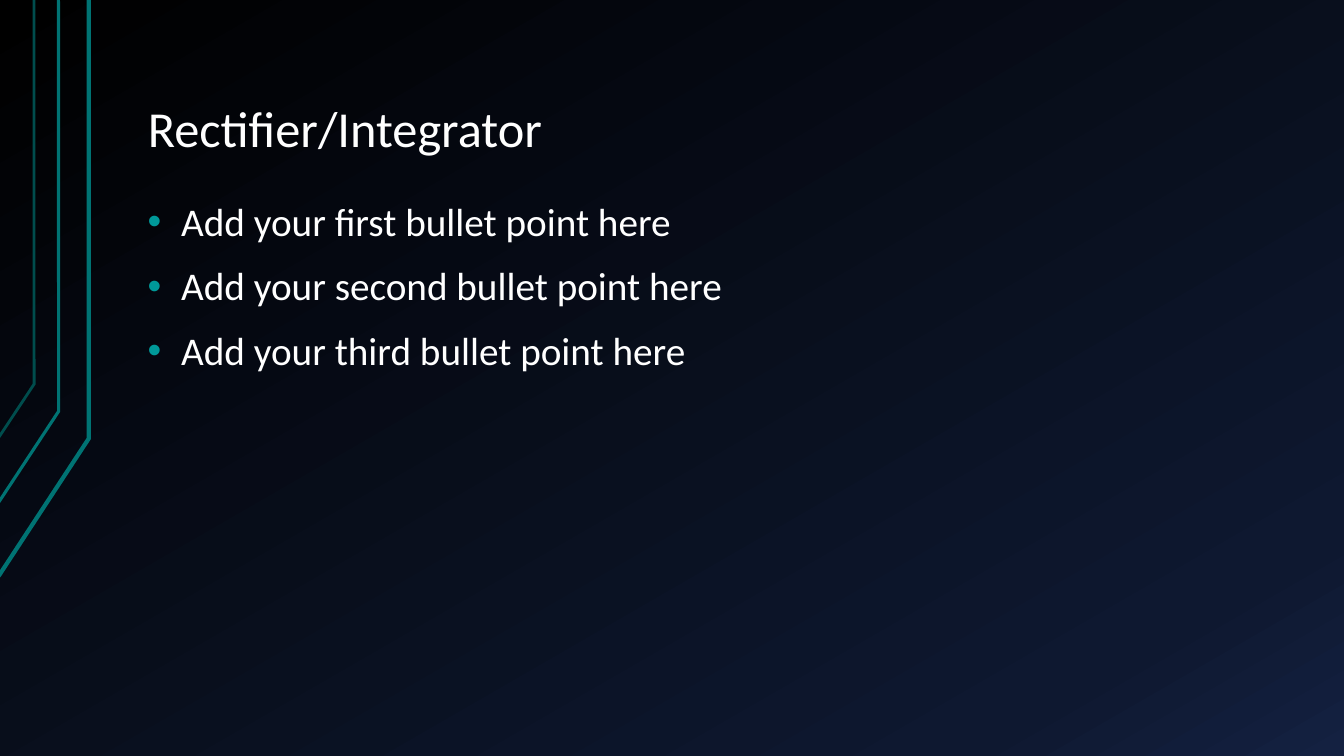
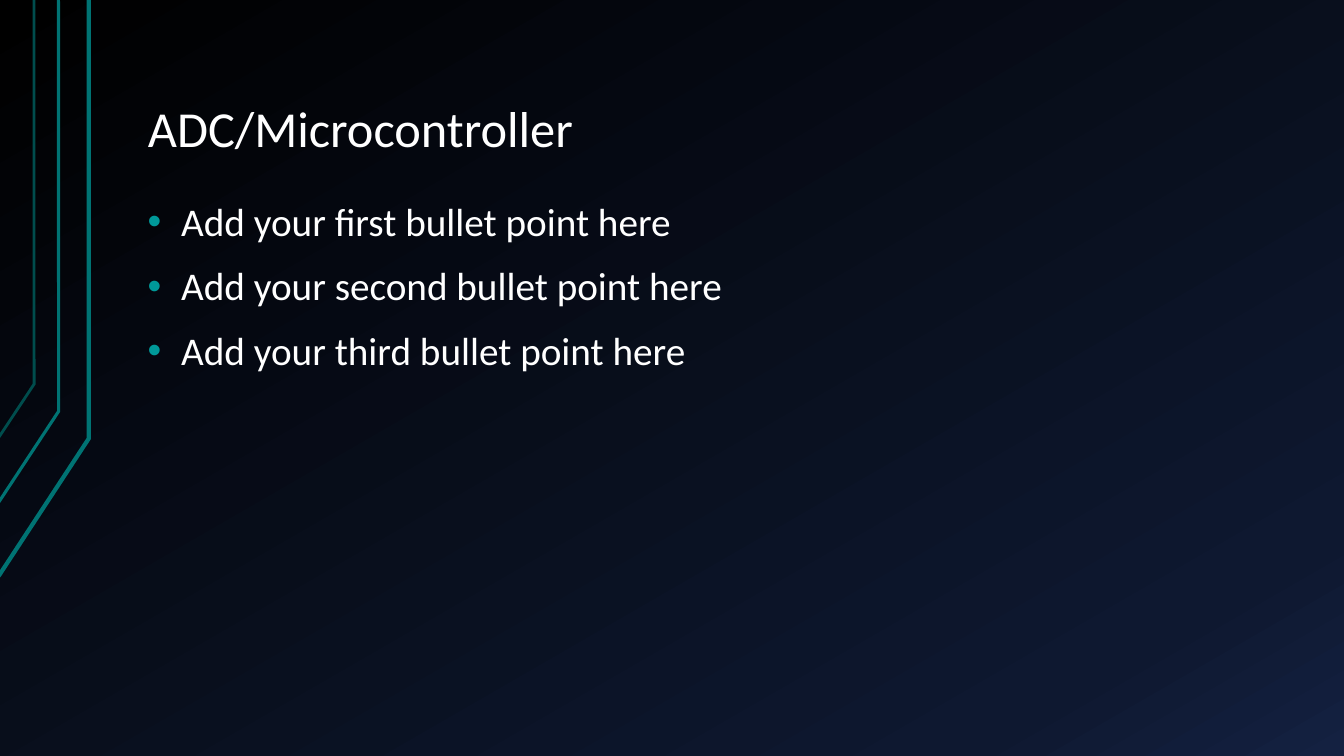
Before and after one commit to danielsaul/emg-sensor-scenario, a slide deck: slide 5 of Scenario W presentation.pptx (slide 4 before the commit). Drawn at 1344x756 pixels with LibreOffice and Linux fonts; fonts in the diff are those of the drawing. Boxes give left, top, right and bottom in pixels: in the first picture for what was removed or moved away, otherwise in the second. Text is boxed around its words. In the diff, an @@ line names an element or a change of style, - is before the commit and + after.

Commit message:
updated ppt

```diff
--- a/Scenario W presentation.pptx
+++ b/Scenario W presentation.pptx
@@ title at box(148, 112, 573, 149): text changed @@
-Rectifier/Integrator
+ADC/Microcontroller
```
Also in this commit, not shown: 1 slide added, 9 slides removed.
